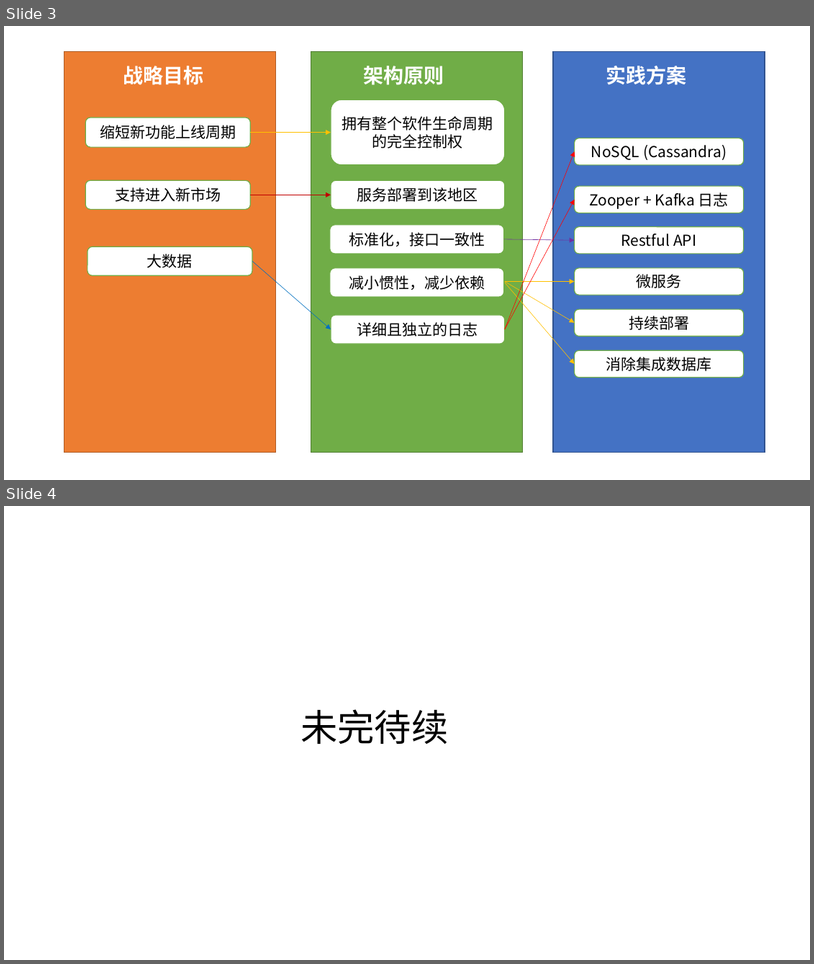
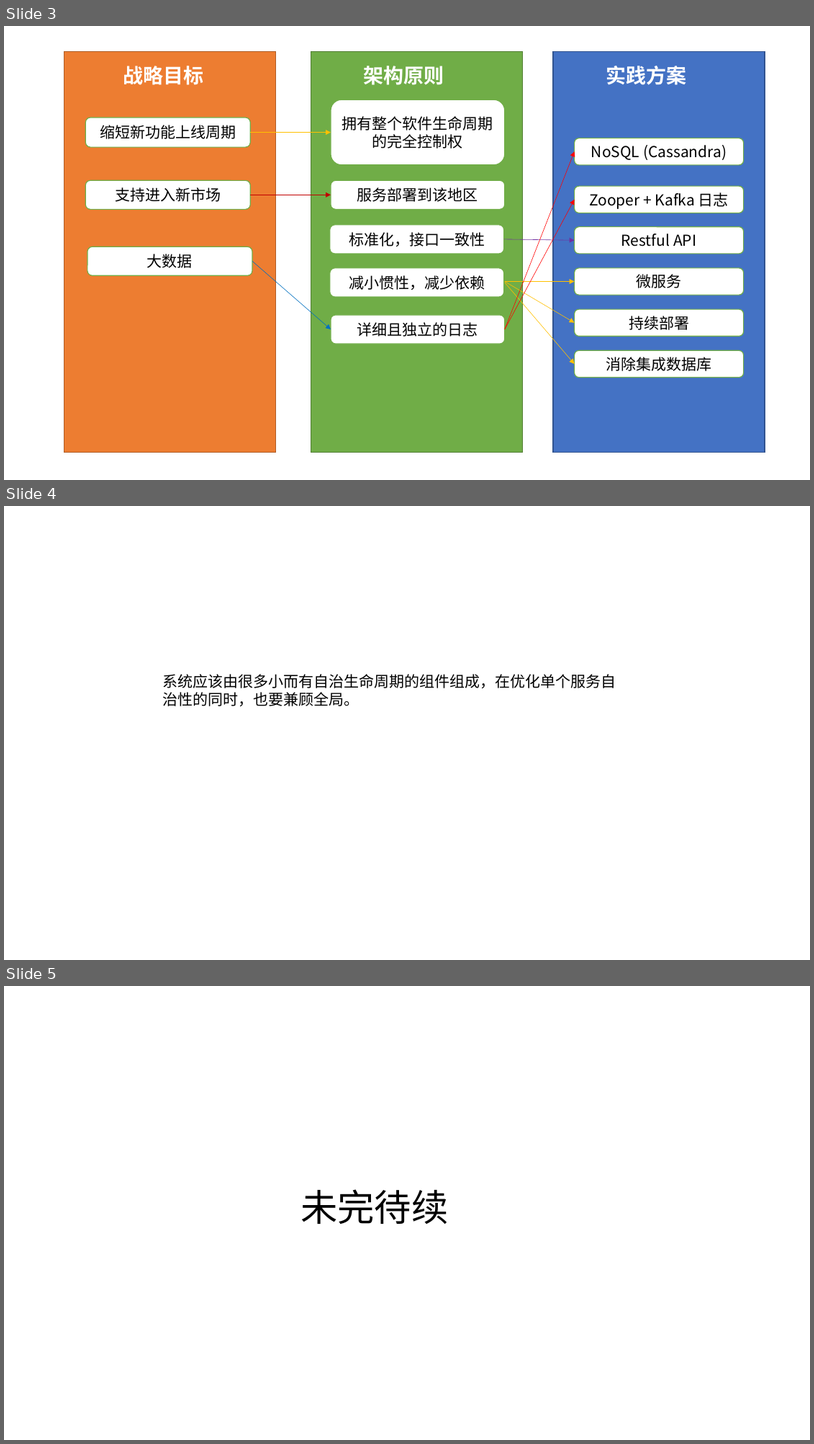
Before and after one commit to guoyu07/NotesPublic, a slide deck: Aario-PPT/20160906 IT - 微服务架构师.pptx. Shown one above the other, each under a label of ours: slides 3 and 4 before the commit, slides 3, 4 and 5 after it. The pictures are 814x964 and 814x1444 pixels, drawn with LibreOffice and Linux fonts; fonts in the diff are those of the drawing. Boxes give left, top, right and bottom in pixels: in the first picture for what was removed or moved away, otherwise in the second. Text is boxed around its words. In the diff, an @@ line names an element or a change of style, - is before the commit and + after.

```diff
--- a/Aario-PPT/20160906 IT - 微服务架构师.pptx
+++ b/Aario-PPT/20160906 IT - 微服务架构师.pptx
@@ slide 4 added at (x1=4, y1=506, x2=810, y2=960), background #FFFFFF @@
@@ text added at (x1=162, y1=674, x2=616, y2=706), 18 pt, text #000000 @@
+系统应该由很多小而有自治生命周期的组件组成，在优化单个服务自治性的同时，也要兼顾全局。
@@ what was slide 4 is now slide 5 @@
```
Also in this commit, not shown: 1 slide changed, 2 other files.
